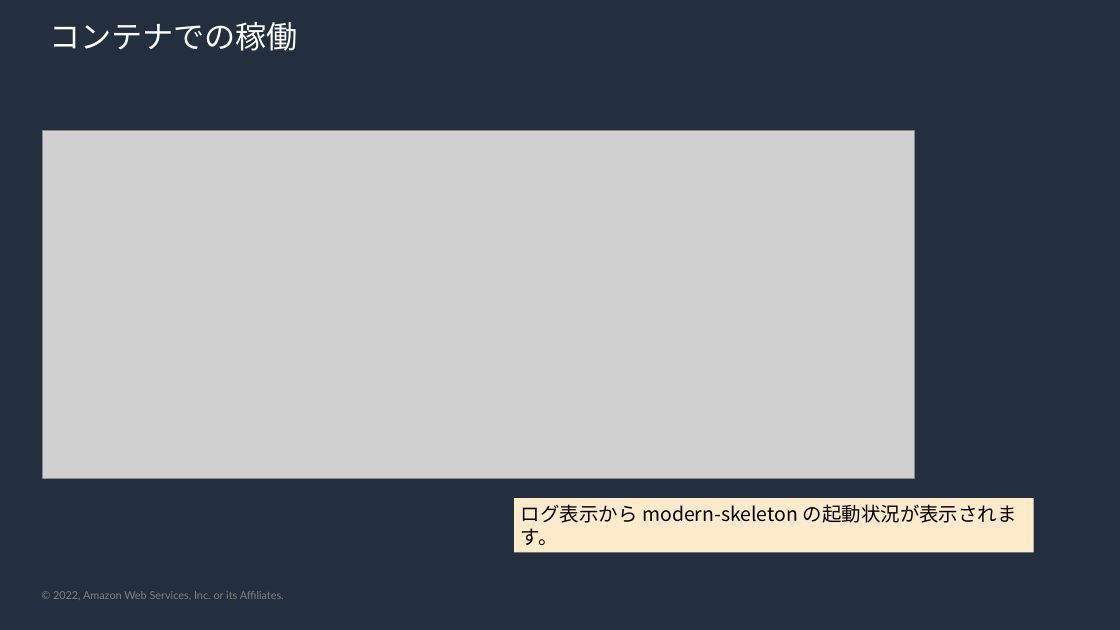
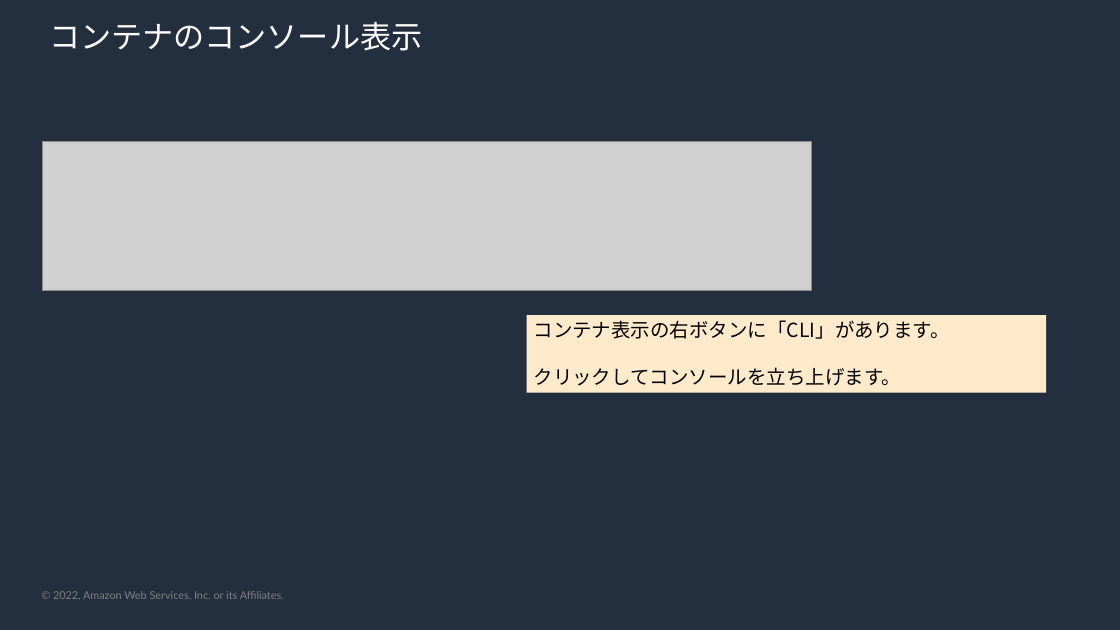
Before and after one commit to kmorooka/modern-skeleton, a slide deck: slide 26 of skeleton-guide.pptx (slide 19 before the commit). Drawn at 1120x630 pixels with LibreOffice and Linux fonts; fonts in the diff are those of the drawing; grey boxes stand for pictures; background and template pictures are left out. Boxes give left, top, right and bottom in pixels: in the first picture for what was removed or moved away, otherwise in the second. Text is boxed around its words. In the diff, an @@ line names an element or a change of style, - is before the commit and + after.

```diff
--- a/skeleton-guide.pptx
+++ b/skeleton-guide.pptx
@@ title at (49,22,423,51): text changed @@
-コンテナでの稼働
+コンテナのコンソール表示
@@ picture removed at (42,130,914,478) @@
@@ picture added at (42,141,811,290) @@
@@ rectangle "コンテナ表示の右ボタンに「CLI」があります。": place and size @@
-rectangle "コンテナ表示の右ボタンに「CLI」があります。" at (514,498,1033,552)
+rectangle "コンテナ表示の右ボタンに「CLI」があります。" at (526,315,1046,393)
@@ text in rectangle at (534,320,950,386): text changed @@
-ログ表示から modern-skeleton の起動状況が表示されます。
+コンテナ表示の右ボタンに「CLI」があります。
+クリックしてコンソールを立ち上げます。
```
Also in this commit, not shown: 14 other slides changed, 8 slides added, 1 slide removed, 3 other files.
